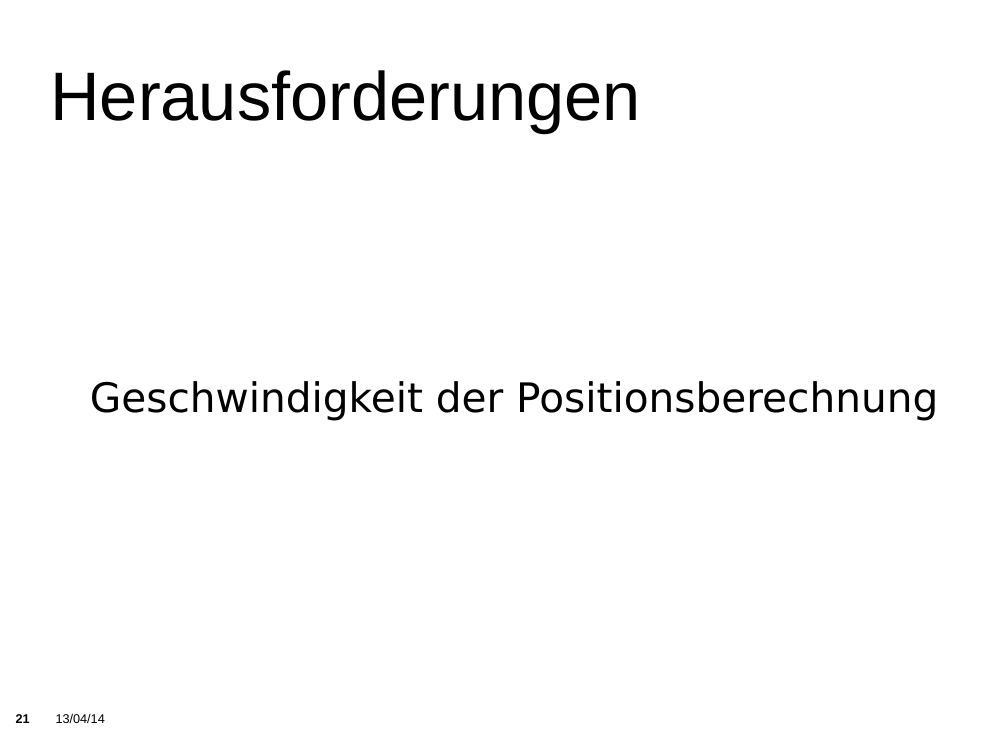
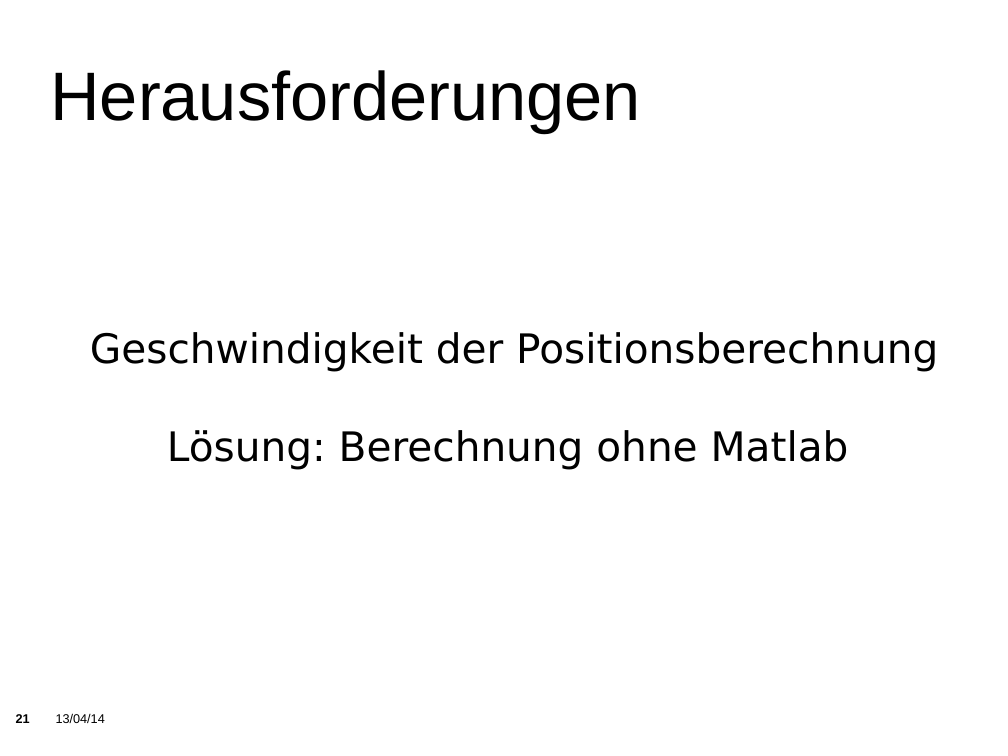
Before and after one commit to KITrokopter/Presentation, a slide deck: slide 21 of PresentationInTotal v0.1.odp. Drawn at 1008x756 pixels with LibreOffice and Linux fonts; fonts in the diff are those of the drawing; background and template pictures are left out. Boxes give left, top, right and bottom in pixels: in the first picture for what was removed or moved away, otherwise in the second. Text is boxed around its words. In the diff, an @@ line names an element or a change of style, - is before the commit and + after.

```diff
--- a/PresentationInTotal v0.1.odp
+++ b/PresentationInTotal v0.1.odp
@@ subtitle at (167, 430, 849, 469): paragraph added @@
+Lösung: Berechnung ohne Matlab
```
Also in this commit, not shown: 18 other slides changed, 9 slides added, 4 slides removed.
